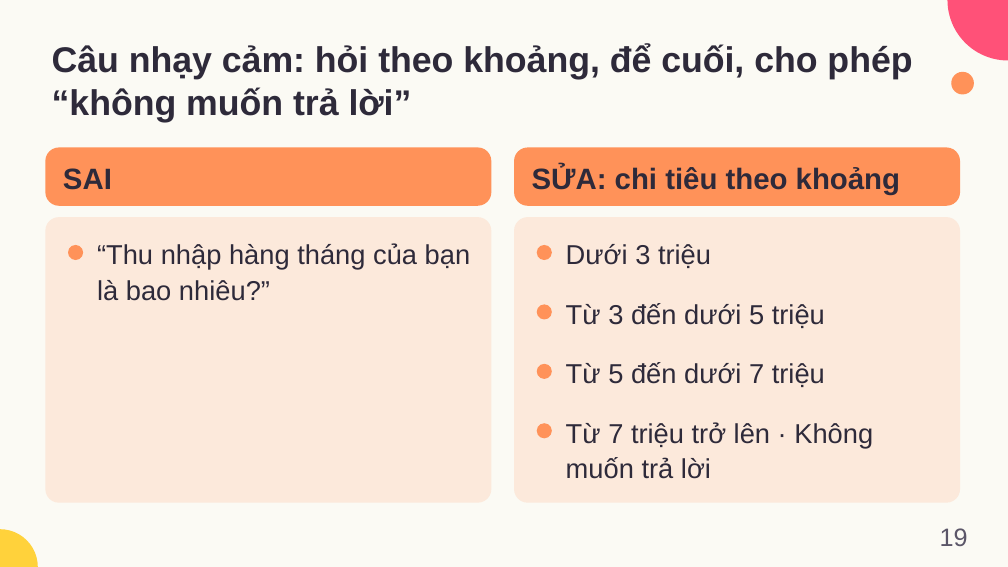
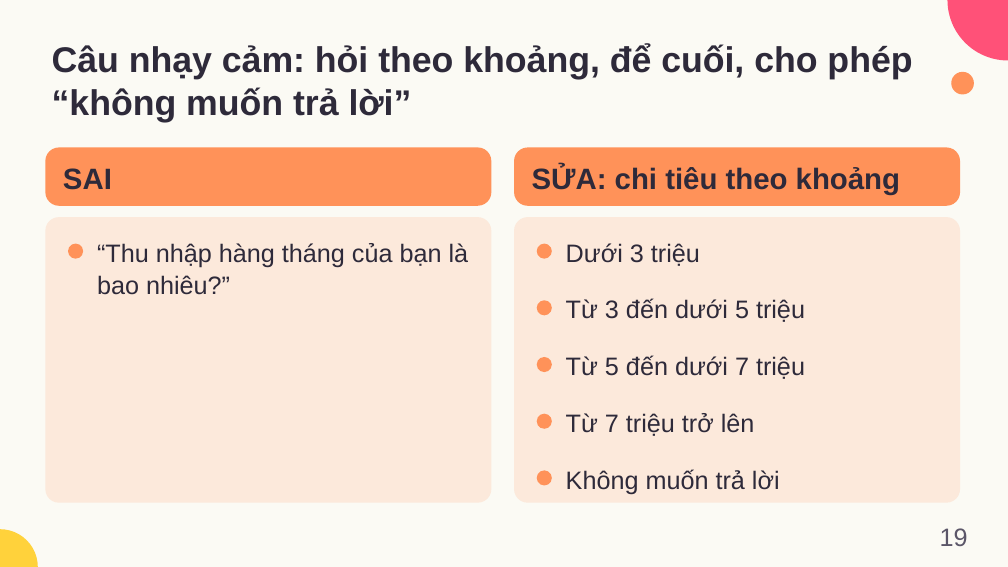
Before and after one commit to dnbaoquyen/academic-pptx-skill, a slide deck: slide 19 of mkt1107/output/MKT1107_W10_slides.pptx. Drawn at 1008x567 pixels with LibreOffice and Linux fonts; fonts in the diff are those of the drawing. Boxes give left, top, right and bottom in pixels: in the first picture for what was removed or moved away, otherwise in the second. Text is boxed around its words. In the diff, an @@ line names an element or a change of style, - is before the commit and + after.

```diff
--- a/mkt1107/output/MKT1107_W10_slides.pptx
+++ b/mkt1107/output/MKT1107_W10_slides.pptx
@@ ellipse: place and size @@
-ellipse at box(537, 305, 552, 320)
+ellipse at box(537, 300, 552, 315)
@@ ellipse: place and size @@
-ellipse at box(537, 364, 552, 379)
+ellipse at box(537, 357, 552, 372)
@@ size 26 to 24 pt; line spacing 34pt to 31pt in 4 elements at box(566, 243, 700, 266), box(97, 243, 469, 295), box(566, 298, 805, 322), box(566, 355, 805, 379) @@
@@ ellipse: place and size @@
-ellipse at box(537, 423, 552, 439)
+ellipse at box(537, 414, 552, 429)
@@ text at box(566, 413, 755, 436): text changed; size 26 to 24 pt @@
-Từ 7 triệu trở lên · Không muốn trả lời
+Từ 7 triệu trở lên
@@ ellipse added at box(537, 470, 552, 485), fill #FF9259 @@
@@ text added at box(566, 469, 780, 494), 24 pt, text #2E2A3A @@
+Không muốn trả lời
```
Also in this commit, not shown: 4 other slides changed, 13 other files.
